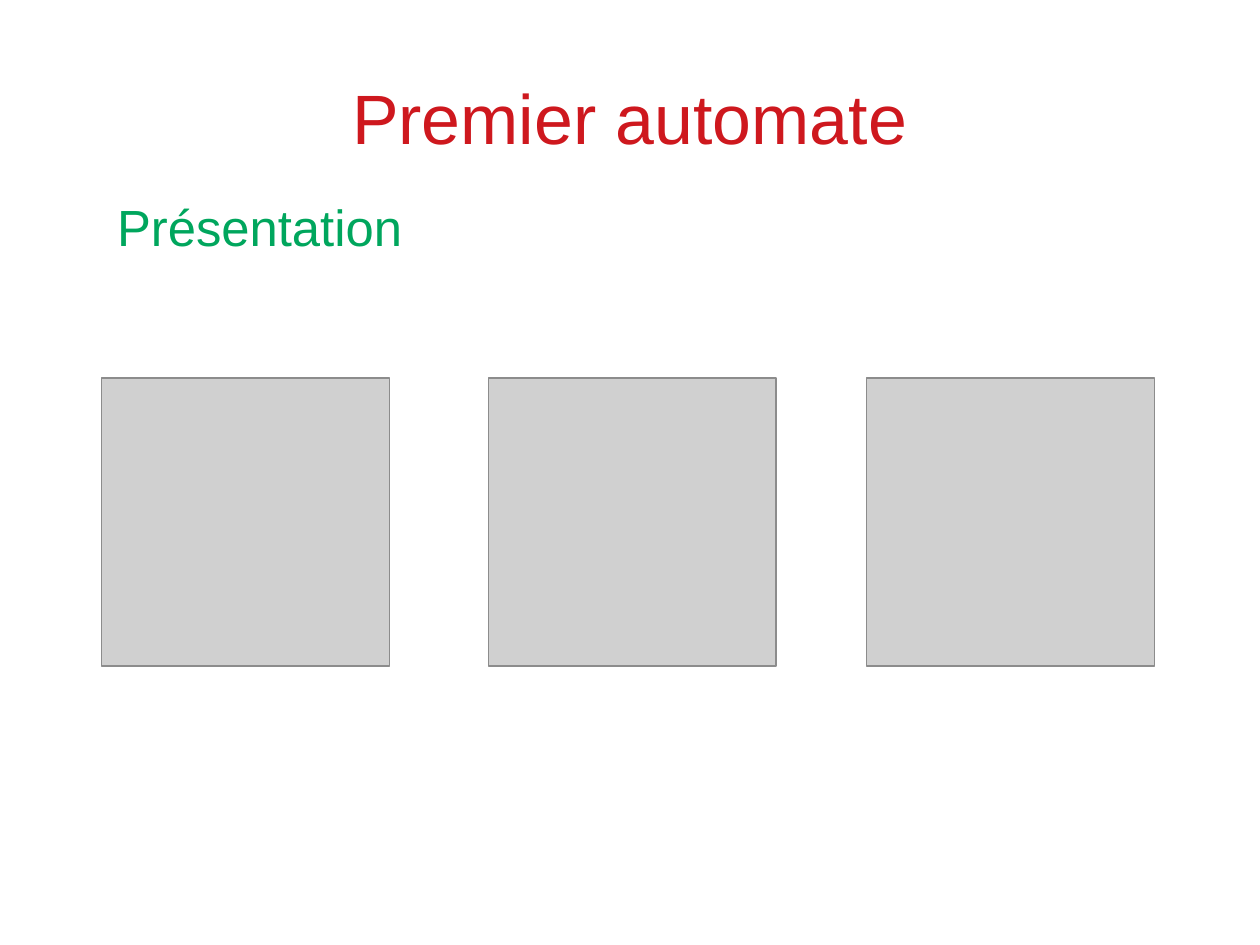
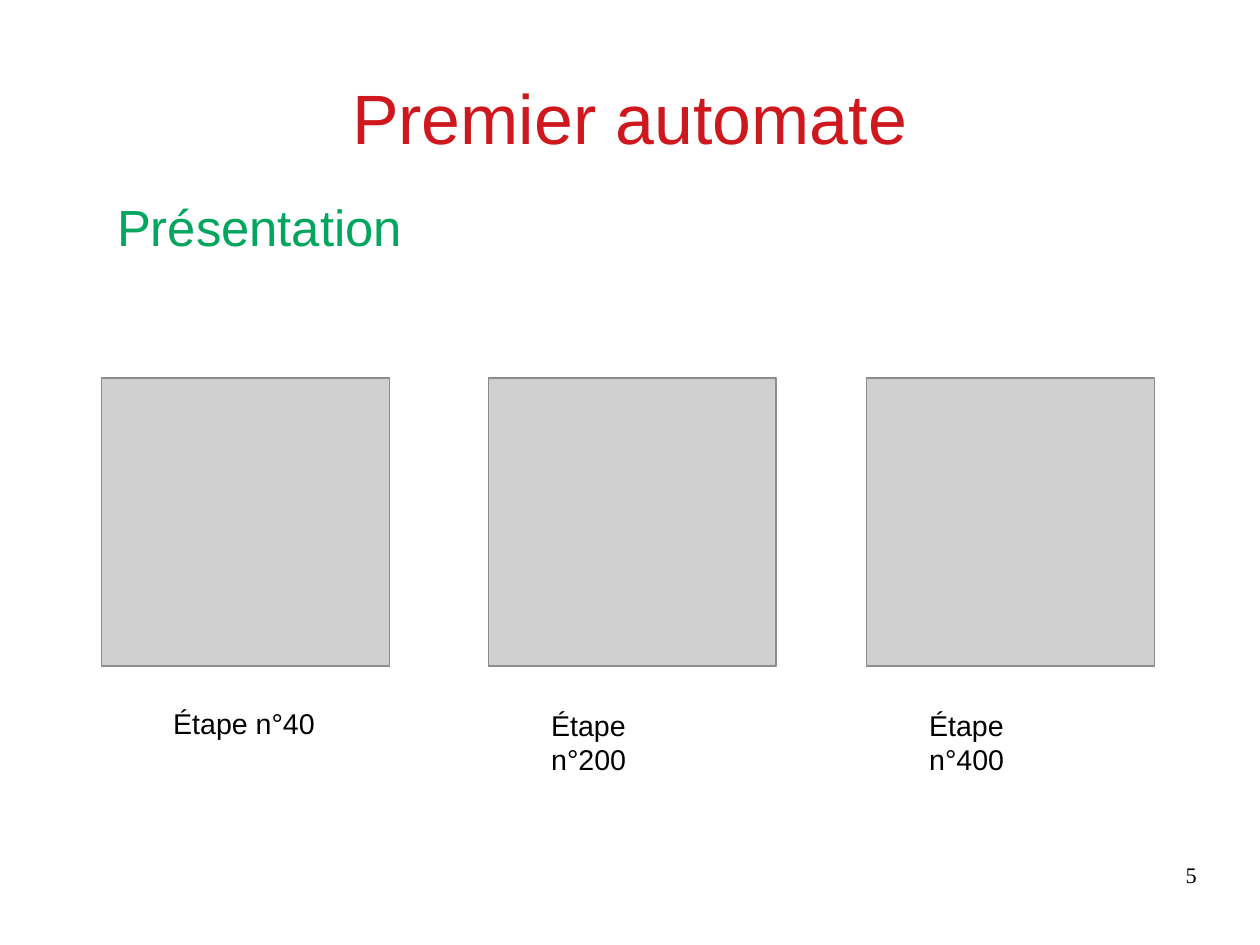
Before and after one commit to Arthurrre/TIPE_Automate, a slide deck: slide 5 of diapo/présentation.odp. Drawn at 1260x945 pixels with LibreOffice and Linux fonts; fonts in the diff are those of the drawing; grey boxes stand for pictures. Boxes give left, top, right and bottom in pixels: in the first picture for what was removed or moved away, otherwise in the second. Text is boxed around its words. In the diff, an @@ line names an element or a change of style, - is before the commit and + after.

```diff
--- a/diapo/présentation.odp
+++ b/diapo/présentation.odp
@@ text added at (173,712,315,740), 18 pt, text #000000 @@
+Étape n°40
@@ text added at (551,713,626,771), 18 pt, text #000000 @@
+Étape n°200
@@ text added at (929,713,1004,771), 18 pt, text #000000 @@
+Étape n°400
@@ page number added at (1186,868,1197,884), 14 pt, text #000000 @@
+5
```
Also in this commit, not shown: 11 other slides changed, 15 other files.
